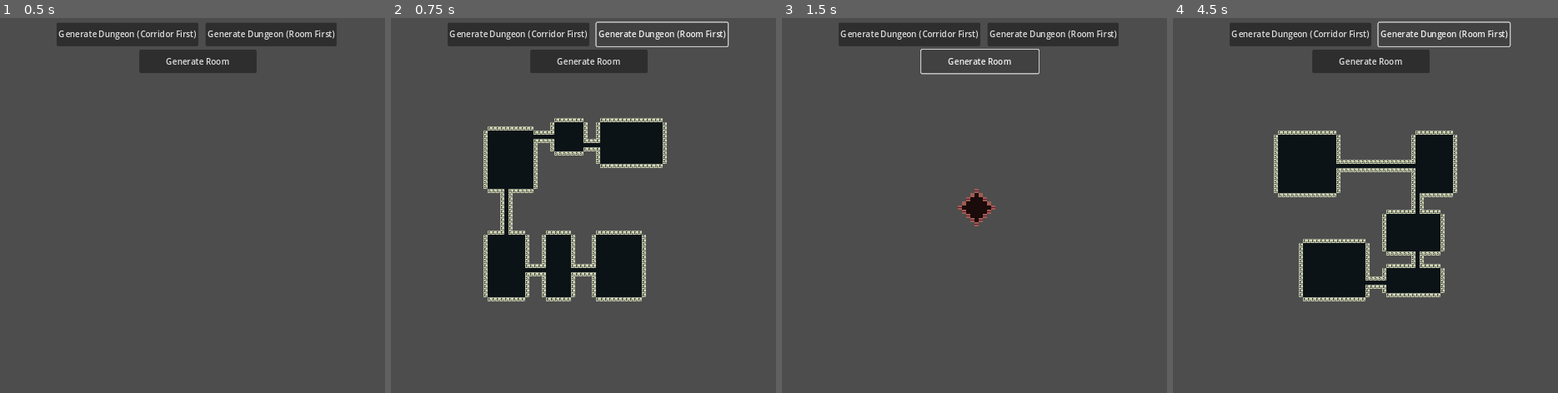
Above: before the commit, frames 1-4 (left to right).
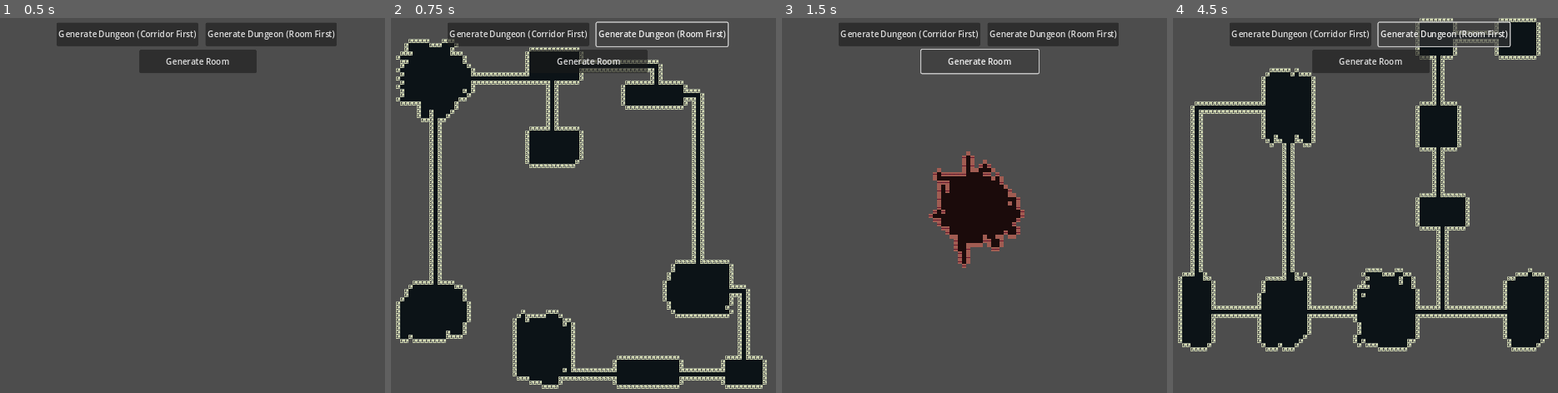
Above: after the commit, the same moments.

Repository: WizardsNStuff/Zealot-of-Wanderlust
Game: Godot game, scene res://Proc Gen/proc_gen.tscn
Same seed, same stepped clock (60 frames per second), same inputs: the game is played once before the commit and once after it. This scene is started directly instead of the project's main scene.
Inputs:
- Up to frame 1 (0.5 s): no input
- Up to frame 2 (0.75 s): click "Generate Dungeon (Room First)" at 0.5 s
- Up to frame 3 (1.5 s): click "Generate Room" at 1.25 s
- Up to frame 4 (4.5 s): click "Generate Dungeon (Corridor Fi…" at 2 s; click "Generate Room" at 2.75 s; click "Generate Dungeon (Corridor Fi…" at 3.5 s; click "Generate Dungeon (Room First)" at 4.25 s

Frame 1 is identical in both runs. In frame 2, 36% of the frame differs, in the area x 1-98%, y 5-99%; in frame 3, 4.0%; in frame 4, 31%.

Commit message:
implemented create_random_walk_rooms method which creates the rooms useing a ranomd walk instead of rectangle rooms

Diff:
--- a/zealot-of-wanderlust/Proc Gen/proc_gen.tscn
+++ b/zealot-of-wanderlust/Proc Gen/proc_gen.tscn
@@ -81,15 +81,16 @@
 
 [node name="ProcGenData" type="Node" parent="."]
 script = ExtResource("2_fqe3b")
-room_iterations = 1000
-room_walk_length = 3
+room_iterations = 500
+room_walk_length = 20
 room_start_randomly_each_iteration = false
 corridor_amount = 3
-min_room_width = 10
-min_room_height = 10
-dungeon_width = 50
-dungeon_height = 50
-room_offset = 2
+min_room_width = 15
+min_room_height = 15
+dungeon_width = 100
+dungeon_height = 100
+room_offset = 6
+random_walk_room = true
 
 [node name="ProcGenView" type="CanvasLayer" parent="." node_paths=PackedStringArray("proc_gen_controller", "gen_room_btn", "corridor_first_btn", "room_first_btn")]
 script = ExtResource("3_2tjgd")
--- a/zealot-of-wanderlust/Proc Gen/proc_gen_controller.gd
+++ b/zealot-of-wanderlust/Proc Gen/proc_gen_controller.gd
@@ -560,8 +560,13 @@
 	# dictionary to hold the floor tiles for the generated rooms
 	var floor_tiles : Dictionary = {}
 
-	# create simple rooms by converting the AABB rooms into floor tiles stored in a dictionary
-	floor_tiles = create_simple_rooms(rooms_list)
+	# check if random walk room generation is enabled
+	if (proc_gen_data.random_walk_room):
+		# create rooms by using a random walk algorithm and store the floor tiles in dictionary
+		floor_tiles = create_random_walk_rooms(rooms_list)
+	else:
+		# create simple rooms by converting the AABB rooms into floor tiles stored in a dictionary
+		floor_tiles = create_simple_rooms(rooms_list)
 
 	# array to hold the centers of each room for connecting them with corridors
 	var room_centers : Array[Vector2i] = []
@@ -597,6 +602,52 @@
 	paint_tiles(floor_tiles, floor_tilemap_layer, floor_atlas_id, corridor_tile_pos)
 	# create walls around the corridors using the positions stored in floor_positions
 	create_walls(floor_tiles, wall_tilemap_layer, wall_atlas_id, corridor_wall_tile_pos)
+
+# generates floor positions within defined rooms using a random walk algorithm
+# each room's center is used as the starting point for the random walk, and
+# positions generated are validated to ensure they fall within the room's bounds
+func create_random_walk_rooms(rooms_list : Array[AABB]) -> Dictionary:
+	# dictionary to hold the floor positions generated by random walks
+	var floor_positions : Dictionary = {}
+
+	# iterate over each room defined in the rooms_list
+	for i in range(0, rooms_list.size()):
+
+		# get the current AABB room from the rooms_list
+		var room : AABB = rooms_list[i]
+
+		# calculate the center of the current room
+		var room_center : Vector2i = Vector2i(round(room.get_center().x), round(room.get_center().y))
+
+		# run the random walk algorithm starting from the room center
+		var room_floor_positions : Dictionary = run_random_walk(room_center)
+
+		# check each position generated by the random walk
+		for position in room_floor_positions:
+
+			# calculate the x,y position of the edges of the room
+			var left_edge : int = room.position.x
+			var right_edge : int = room.position.x + room.size.x
+			var top_edge : int = room.position.y
+			var bottom_edge : int = room.position.y + room.size.y
+
+			# get the room offset
+			var offset : int = proc_gen_data.room_offset
+
+			# ensure the position is within the valid bounds of the room,
+			# accounting for the room_offset
+			if (
+				position.x >= left_edge + offset &&
+				position.x <= right_edge - offset &&
+				position.y >= top_edge + offset &&
+				position.y <= bottom_edge - offset
+				):
+
+				# if the position is valid, add it to the floor positions dictionary
+				floor_positions[position] = null
+
+	# return the dictionary containing all the positions of the floor tiles for the rooms
+	return floor_positions
 
 # connects rooms by creating corridors between their centers
 # the rooms are represented by their center points, and the corridors
